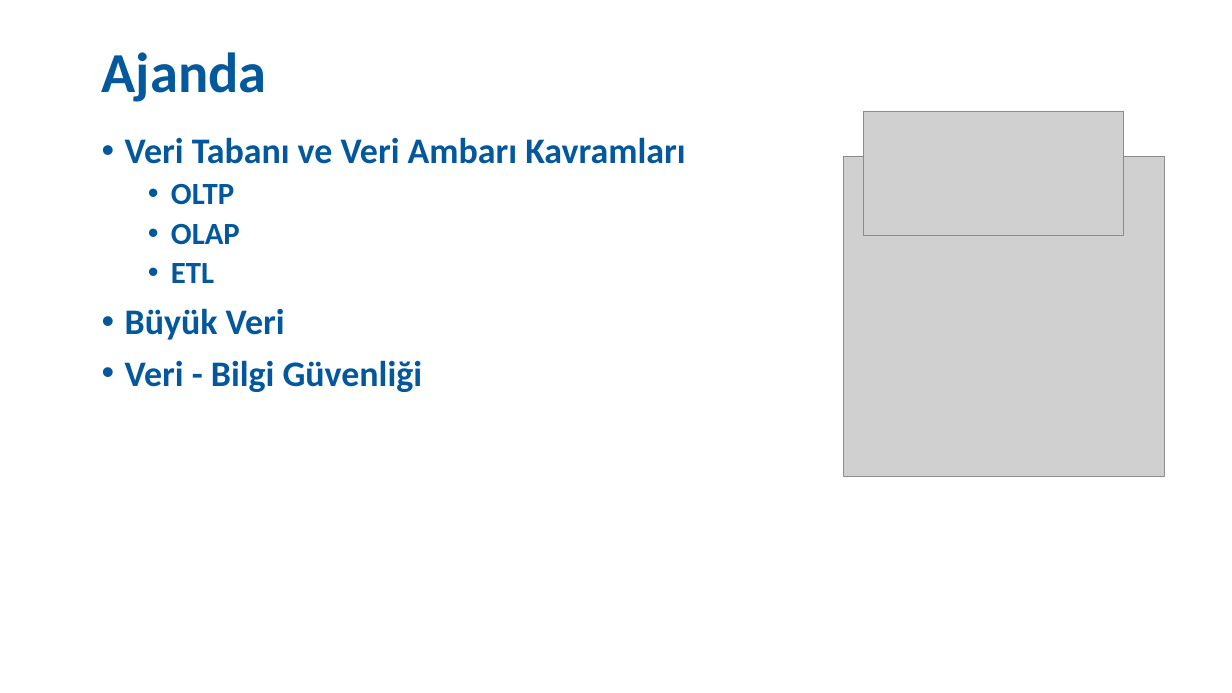
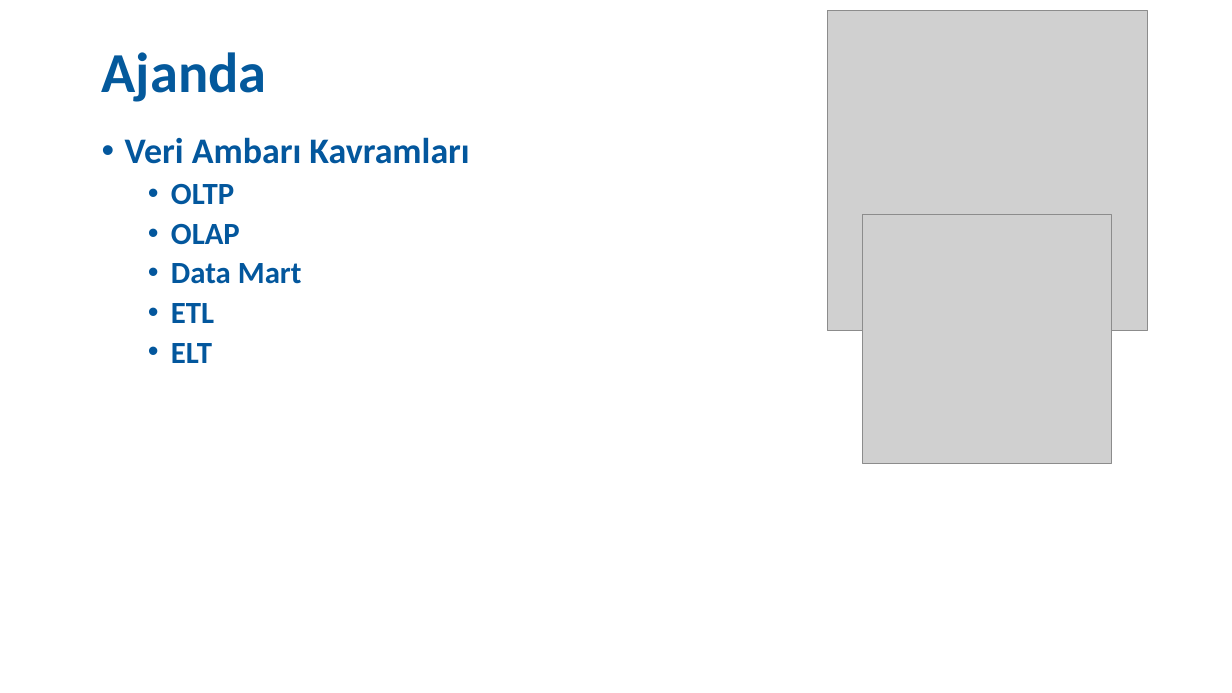
Before and after one commit to SevdanurGENC/Data-Modeling-Techniques-Lecture-Notes, a slide deck: slide 2 of Slides/VeriModellemeTeknikleri02Gun.pptx. Drawn at 1232x693 pixels with LibreOffice and Linux fonts; fonts in the diff are those of the drawing; grey boxes stand for pictures. Boxes give left, top, right and bottom in pixels: in the first picture for what was removed or moved away, otherwise in the second. Text is boxed around its words. In the diff, an @@ line names an element or a change of style, - is before the commit and + after.

```diff
--- a/Slides/VeriModellemeTeknikleri02Gun.pptx
+++ b/Slides/VeriModellemeTeknikleri02Gun.pptx
@@ picture: place and size @@
-picture at bbox=[844, 156, 1164, 476]
+picture at bbox=[827, 10, 1147, 330]
@@ picture removed at bbox=[864, 112, 1124, 236] @@
@@ text at bbox=[125, 137, 469, 164]: text changed @@
-• Veri Tabanı ve Veri Ambarı Kavramları
+• Veri Ambarı Kavramları
@@ picture added at bbox=[863, 214, 1112, 463] @@
@@ text at bbox=[171, 263, 302, 284]: paragraph added @@
+  • Data Mart
@@ text at bbox=[171, 343, 212, 363]: text changed; size 28 to 24 pt @@
-• Büyük Veri
-• Veri - Bilgi Güvenliği
+  • ELT
```
Also in this commit, not shown: 14 other slides changed, 85 slides added, 14 slides removed.
